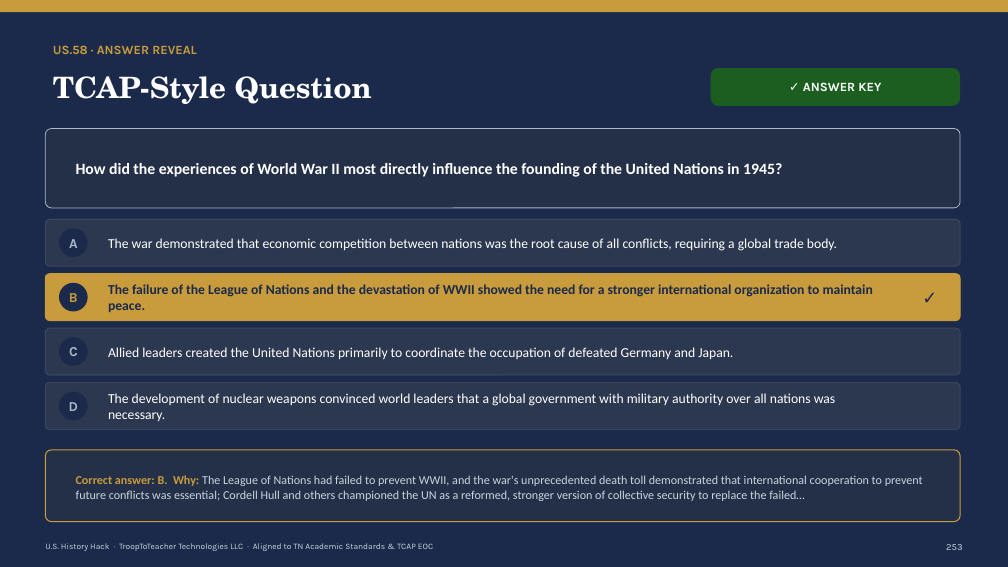
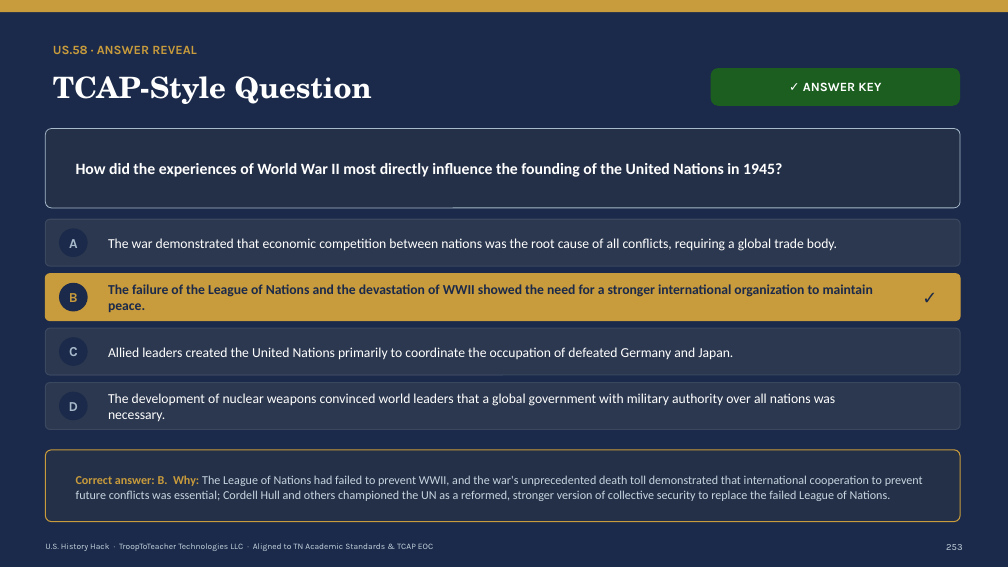
Before and after one commit to Trooptoteacher/trooptoteacher-history, a slide deck: slide 254 of 00_START_HERE/UNIT6_DECKS_BUILD/Unit6_Teacher_Deck_CourseStandard.pptx. Drawn at 1008x567 pixels with LibreOffice and Linux fonts; fonts in the diff are those of the drawing. Boxes give left, top, right and bottom in pixels: in the first picture for what was removed or moved away, otherwise in the second. Text is boxed around its words. In the diff, an @@ line names an element or a change of style, - is before the commit and + after.

```diff
--- a/00_START_HERE/UNIT6_DECKS_BUILD/Unit6_Teacher_Deck_CourseStandard.pptx
+++ b/00_START_HERE/UNIT6_DECKS_BUILD/Unit6_Teacher_Deck_CourseStandard.pptx
@@ text at <box>76,475,923,501</box>: text changed @@
-Correct answer: B. Why: The League of Nations had failed to prevent WWII, and the war's unprecedented death toll demonstrated that international cooperation to prevent future conflicts was essential; Cordell Hull and others championed the UN as a reformed, stronger version of collective security to replace the failed…
+Correct answer: B. Why: The League of Nations had failed to prevent WWII, and the war's unprecedented death toll demonstrated that international cooperation to prevent future conflicts was essential; Cordell Hull and others championed the UN as a reformed, stronger version of collective security to replace the failed League of Nations.
```
Also in this commit, not shown: 11 other slides changed, 7 other files.
